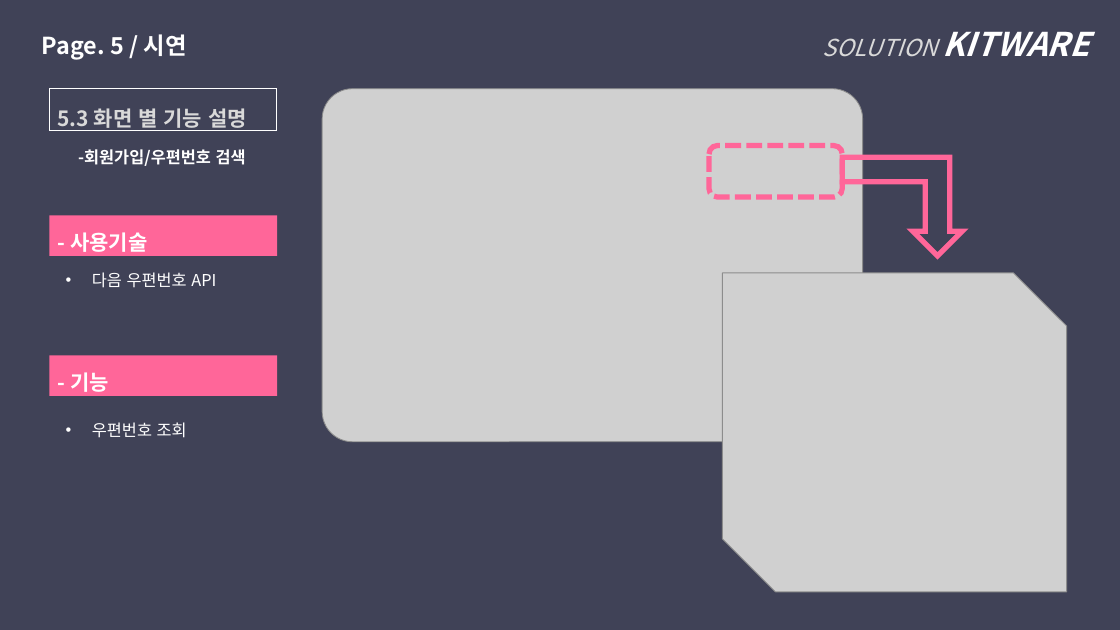
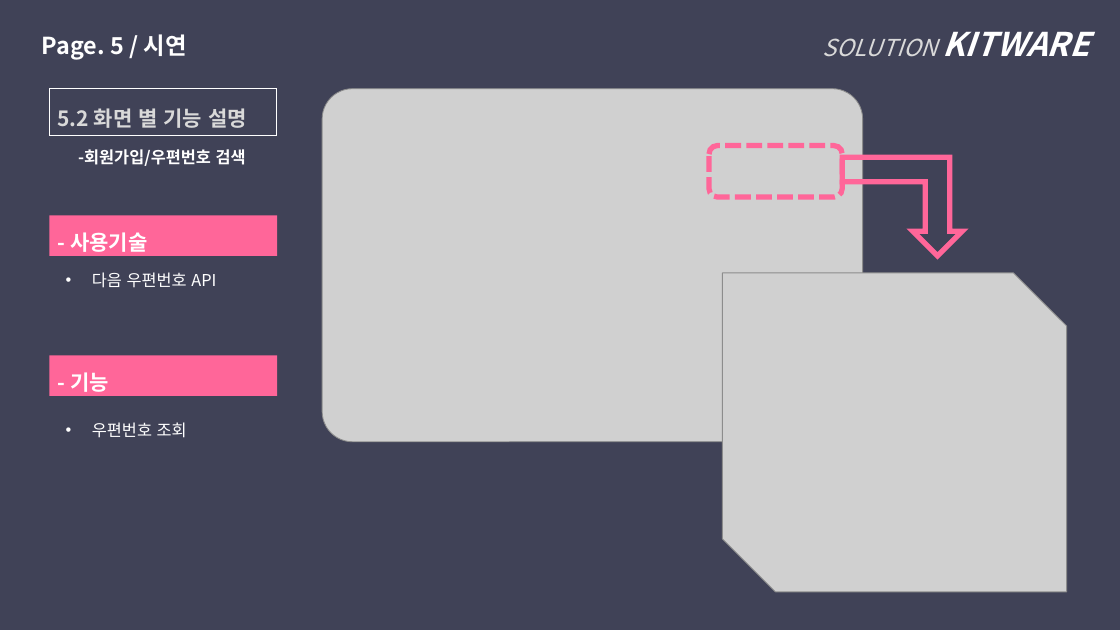
Before and after one commit to phoresis92/GroupWare, a slide deck: slide 29 of 1조 최종발표.pptx (slide 30 before the commit). Drawn at 1120x630 pixels with LibreOffice and Linux fonts; fonts in the diff are those of the drawing; grey boxes stand for pictures. Boxes give left, top, right and bottom in pixels: in the first picture for what was removed or moved away, otherwise in the second. Text is boxed around its words. In the diff, an @@ line names an element or a change of style, - is before the commit and + after.

```diff
--- a/1조 최종발표.pptx
+++ b/1조 최종발표.pptx
@@ rectangle "5.2 화면 별 기능 설명": place and size @@
-rectangle "5.2 화면 별 기능 설명" at box(50, 89, 276, 131)
+rectangle "5.2 화면 별 기능 설명" at box(50, 89, 276, 136)
@@ text in rectangle at box(58, 108, 247, 128): text changed @@
-5.3 화면 별 기능 설명
+5.2 화면 별 기능 설명
```
Also in this commit, not shown: 16 other slides changed.
